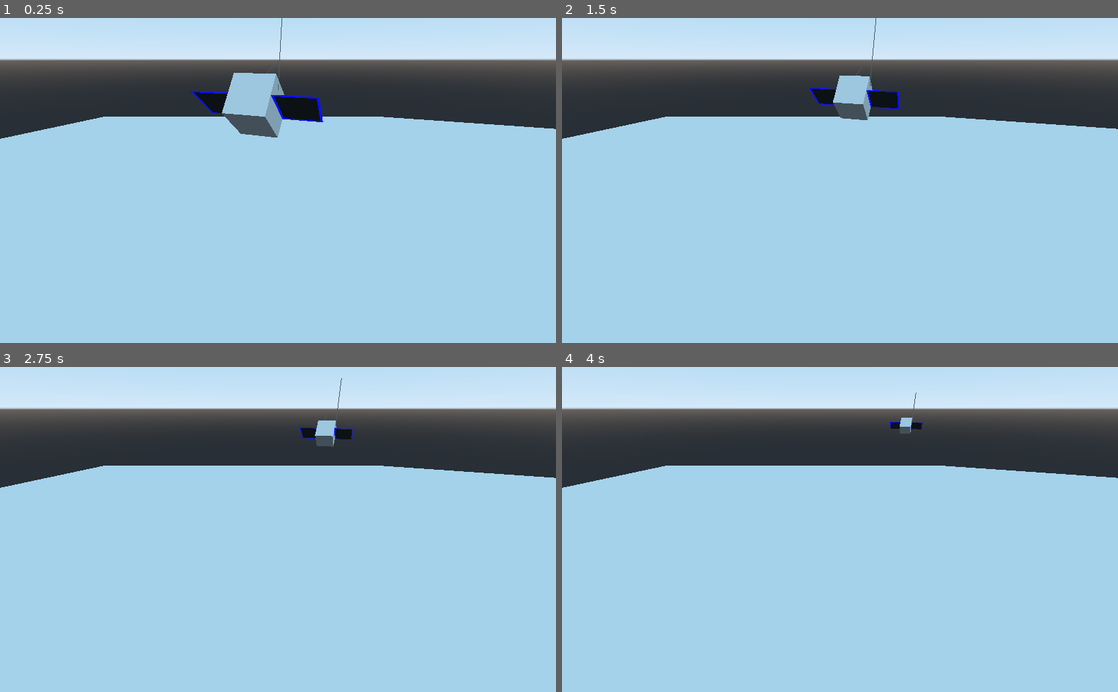
Above: before the commit, frames 1-4 (two rows, left to right).
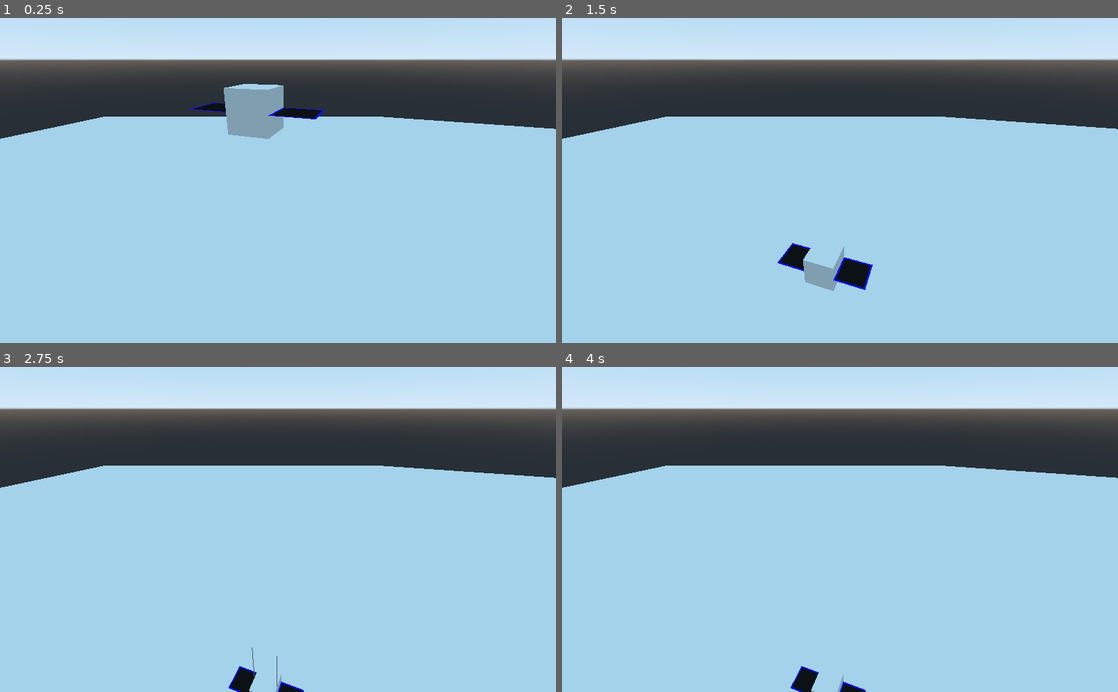
Above: after the commit, the same moments.

Repository: RhodiumTheDev/Moonraker-Simulator
Game: Godot game, scene res://Scenes/Enviroments/Main.tscn
Two runs of this game, one before a commit and one after it. Both use one fixed random seed, a clock stepped at 60 frames per second and the inputs below.
Inputs:
- Up to frame 1 (0.25 s): no input
- Up to frame 2 (1.5 s): no input
- Up to frame 3 (2.75 s): no input
- Up to frame 4 (4 s): no input

The runs differ from the first frame. In frame 1, 2.2% of the frame differs, in the area x 34-59%, y 0-38%; in frame 2, 2.5%, in the area x 38-61%, y 0-84%; in frame 3, 0.9%; in frame 4, 0.6%.

Commit message:
Updated debug lines to be multiple

Diff:
--- a/Scenes/Aircraft/Lifting_Body.gd
+++ b/Scenes/Aircraft/Lifting_Body.gd
@@ -105,7 +105,7 @@
 	force_average /= faces.size()
 	force = force_average * sine_average * delta * 100
 	$debug.clear()
-	$debug.begin(Mesh.PRIMITIVE_LINE_STRIP)
+	$debug.begin(Mesh.PRIMITIVE_LINES)
 	$debug.add_vertex(Vector3(0,0,0))
 	$debug.add_vertex(force)
 	$debug.end()
--- a/Scenes/Enviroments/Main.tscn
+++ b/Scenes/Enviroments/Main.tscn
@@ -13,7 +13,7 @@
 [node name="Aircraft" type="Spatial" parent="."]
 
 [node name="Test_Aircraft" parent="Aircraft" instance=ExtResource( 1 )]
-transform = Transform( 1, 0, 0, 0, 0.755819, 0.65478, 0, -0.65478, 0.755819, 0, 20, 0 )
+transform = Transform( 1, 0, 0, 0, 1, 0, 0, 0, 1, 0, 20, 0 )
 DEBUG_MODE = true
 
 [node name="StaticBody" type="StaticBody" parent="."]
